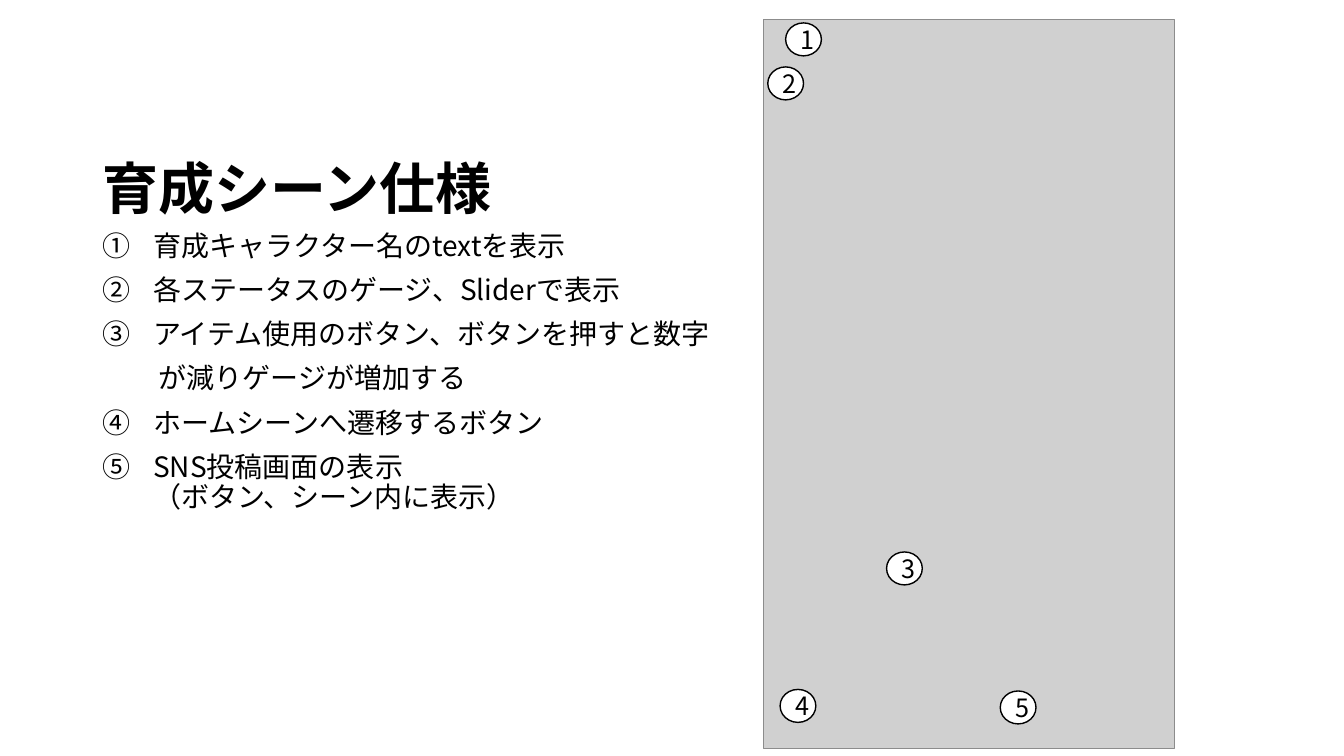
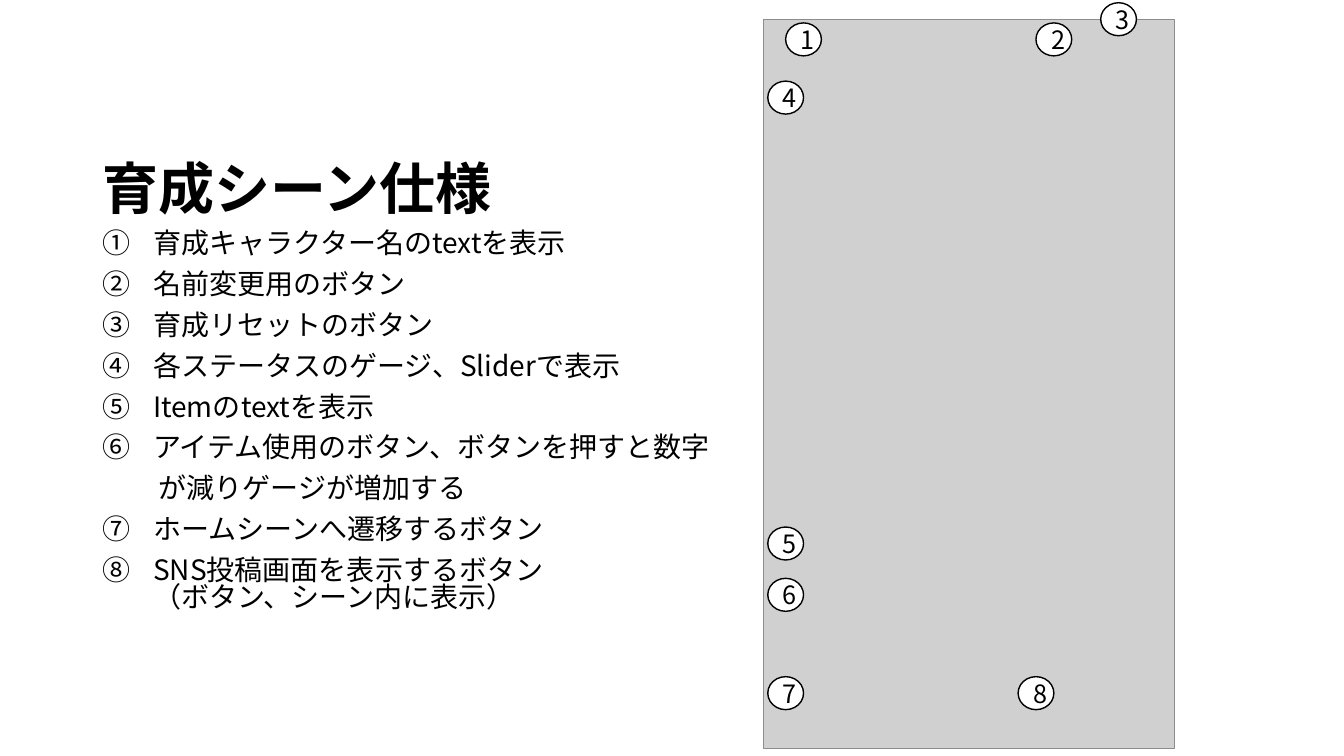
Before and after one commit to JJC-Game/StarChildren, a slide deck: slide 11 of Etc/仕様書/siyousho.pptx (slide 12 before the commit). Drawn at 1344x756 pixels with LibreOffice and Linux fonts; fonts in the diff are those of the drawing; grey boxes stand for pictures. Boxes give left, top, right and bottom in pixels: in the first picture for what was removed or moved away, otherwise in the second. Text is boxed around its words. In the diff, an @@ line names an element or a change of style, - is before the commit and + after.

Commit message:
仕様書編集

```diff
--- a/Etc/仕様書/siyousho.pptx
+++ b/Etc/仕様書/siyousho.pptx
@@ ellipse "2": place and size @@
-ellipse "2" at bbox=[768, 67, 804, 100]
+ellipse "2" at bbox=[1036, 23, 1072, 56]
@@ ellipse "3": place and size @@
-ellipse "3" at bbox=[887, 553, 923, 586]
+ellipse "3" at bbox=[1101, 3, 1136, 36]
@@ ellipse "4": place and size @@
-ellipse "4" at bbox=[780, 690, 816, 723]
+ellipse "4" at bbox=[768, 81, 804, 114]
@@ text at bbox=[153, 229, 709, 542]: line spacing 0.9 to 0.8 @@
@@ text at bbox=[153, 270, 433, 338]: paragraphs added @@
+2. 名前変更用のボタン
+3. 育成リセットのボタン
@@ text at bbox=[153, 393, 374, 420]: paragraph added @@
+5. Itemのtextを表示
@@ ellipse "5": place and size @@
-ellipse "5" at bbox=[1000, 691, 1035, 724]
+ellipse "5" at bbox=[768, 527, 804, 561]
@@ text at bbox=[153, 556, 543, 610]: text changed @@
-5. SNS投稿画面の表示
-   （ボタン、シーン内に表示）
+8. SNS投稿画面を表示するボタン
+   （ボタン、シーン内に表示）
@@ ellipse added at bbox=[768, 579, 804, 612], fill #FFFFFF, outline #000000 1 pt, 18 pt, text #000000 @@
+6
@@ ellipse added at bbox=[768, 677, 804, 710], fill #FFFFFF, outline #000000 1 pt, 18 pt, text #000000 @@
+7
@@ ellipse added at bbox=[1018, 677, 1054, 710], fill #FFFFFF, outline #000000 1 pt, 18 pt, text #000000 @@
+8
```
Also in this commit, not shown: 6 other slides changed, 1 slide removed.
